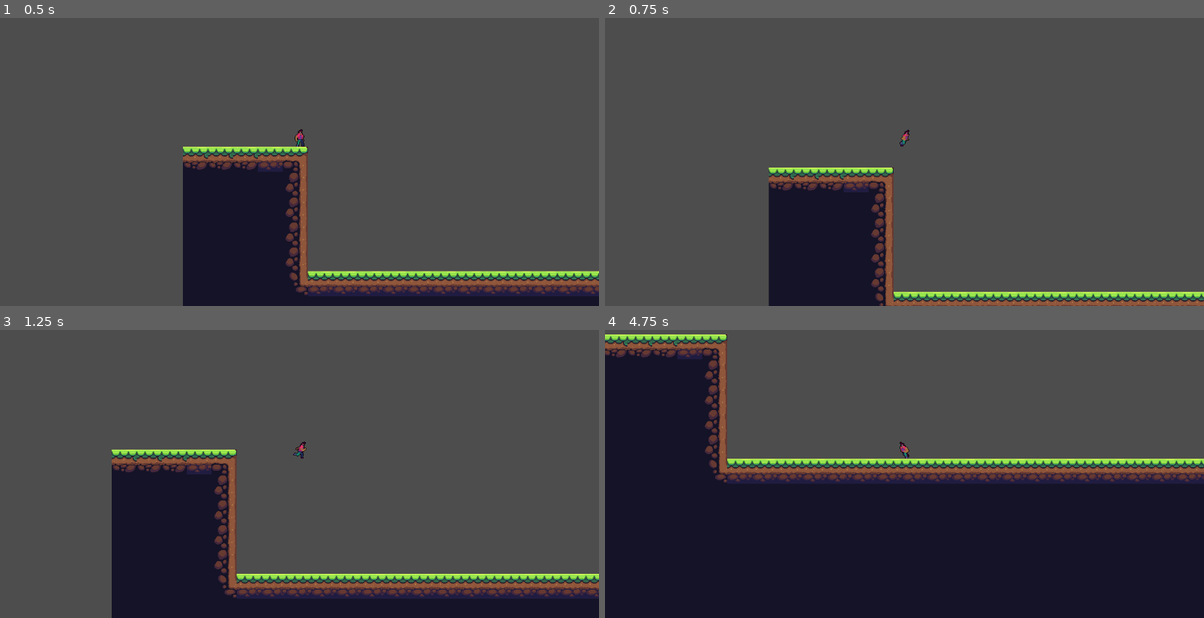
Above: before the commit, frames 1-4 (two rows, left to right).
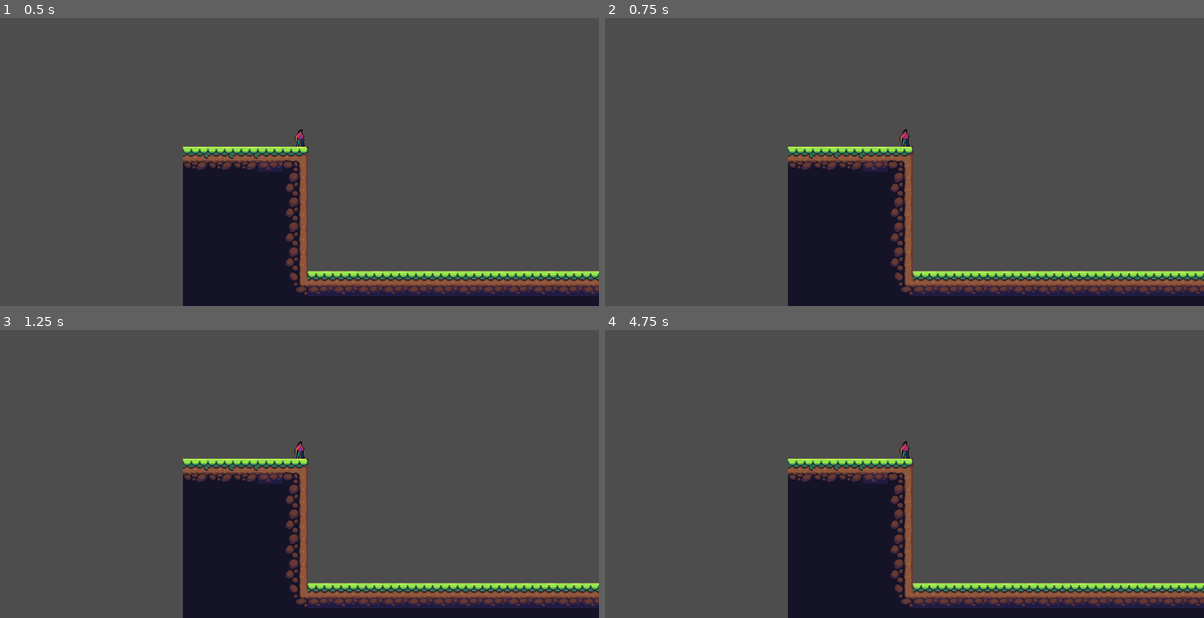
Above: after the commit, the same moments.

Repository: Arfitale/GameDevS01E01
Game: Godot game, scene res://scene/level/level_template.tscn
Same seed, same stepped clock (60 frames per second), same inputs: the game is played once before the commit and once after it.
Inputs:
- Up to frame 1 (0.5 s): no input
- Up to frame 2 (0.75 s): tap Enter at 0.5 s; hold Right (move_right) from 0.53 s (still down); hold Up (jump) from 0.53 s (still down)
- Up to frame 3 (1.25 s): keep holding Right (move_right); keep holding Up (jump)
- Up to frame 4 (4.75 s): release Up (jump) at 1.28 s; tap Up (jump) at 1.35, 1.52, 1.82, 2.85, 3.02, 3.32, 4.35, 4.52 s; release Right (move_right) at 2.03 s; hold Left (move_left) 2.03-2.78 s; hold Up (jump) 2.03-2.78 s; hold Right (move_right) 2.78-4.28 s; hold Up (jump) 3.53-4.28 s; hold Left (move_left) from 4.28 s (still down)

Frame 1 is identical in both runs. In frame 2, 13% of the frame differs, in the area x 27-100%, y 38-100%; in frame 3, 20%; in frame 4, 53%, in the area x 0-100%, y 1-100%.

Commit message:
fix little logic code, try to code jump and fall state

Diff:
--- a/logic/character/player.gd
+++ b/logic/character/player.gd
@@ -1,11 +1,12 @@
 extends CharacterBody2D
 class_name Player
 
-enum player_state {IDLE, RUN}
+enum player_state {IDLE, RUN, JUMP, FALL}
 
 var gravity: float = 980.0
 var speed: float = 200.0
 var jump_impulse: float = -300.0
+
 var state = player_state.RUN
 
 @onready var animation_player: AnimationPlayer = $AnimationPlayer
@@ -14,10 +15,12 @@
 	match state:
 		player_state.IDLE: state_idle(delta)
 		player_state.RUN: state_run(delta)
+		player_state.JUMP: state_jump(delta)
+		player_state.FALL: state_fall(delta)
 
 func state_idle(delta: float) -> void:
 	var direction: Vector2 = Vector2.ZERO
-	direction.x = Input.get_axis('move_left', 'move_right')
+	direction.x = get_x_direction()
 
 	# apply gravity
 	if !is_on_floor():
@@ -26,46 +29,60 @@
 	if direction.x == 0:
 		animation_player.play('idle')
 
-	# Exit Idle state to Run state
+	# Exit state to Run state
 	else:
 		state = player_state.RUN
+
+	# Exit state to Jump state
+	if is_on_floor() && Input.is_action_pressed("jump"):
+		state = player_state.JUMP
 
 	move_and_slide()
 
 func state_run(delta: float) -> void:
 	var direction: Vector2 = Vector2.ZERO
+	direction.x = get_x_direction()
 
 	# apply gravity
 	if !is_on_floor():
 		velocity.y += gravity * delta
 
-	# Get direction by player input
-	direction.x = Input.get_axis('move_left', 'move_right')
 	if direction.x != 0:
 		velocity.x = speed * direction.x
 
 		# Handle run animation
 		handle_run_anim(direction.x)
 
-	# Exit Run state to Idle state
+	# Exit to Idle state
 	else:
 		velocity.x = move_toward(velocity.x, 0, speed)
 		state = player_state.IDLE
 
-	# handle jump
+	# Exit to Jump state
 	if is_on_floor() && Input.is_action_pressed("jump"):
-		jump(jump_impulse)
+		state = player_state.JUMP
 
 	move_and_slide()
 
+func state_jump(delta: float) -> void:
+	pass
 
-func jump(_jump_impulse: float) -> void:
-	velocity.y += _jump_impulse
+func state_fall(delta: float) -> void:
+	pass
 
 func is_face_right(_horizon_direction: int) -> bool:
 	return true if _horizon_direction > 0 else false
+
+func is_on_air() -> bool:
+	return !is_on_floor()
+
+func get_x_direction() -> float:
+	return Input.get_axis('move_left', 'move_right')
 
 func handle_run_anim(_horizon_direction: int) -> void:
 	if _horizon_direction > 0:
 		animation_player.play('run_right')
 	else: animation_player.play('run_left')
+
+func handle_jump_anim() -> void:
+	animation_player.play('jump')
--- a/scene/character/player/biker.tscn
+++ b/scene/character/player/biker.tscn
@@ -16,6 +16,121 @@
 "transitions": PackedFloat32Array(1),
 "update": 1,
 "values": [false]
+}
+tracks/1/type = "value"
+tracks/1/imported = false
+tracks/1/enabled = true
+tracks/1/path = NodePath("Sprite:frame")
+tracks/1/interp = 1
+tracks/1/loop_wrap = true
+tracks/1/keys = {
+"times": PackedFloat32Array(0),
+"transitions": PackedFloat32Array(1),
+"update": 1,
+"values": [65]
+}
+
+[sub_resource type="Animation" id="Animation_pg8v8"]
+resource_name = "idle"
+length = 0.4
+loop_mode = 1
+tracks/0/type = "value"
+tracks/0/imported = false
+tracks/0/enabled = true
+tracks/0/path = NodePath("Sprite:frame")
+tracks/0/interp = 1
+tracks/0/loop_wrap = true
+tracks/0/keys = {
+"times": PackedFloat32Array(0, 0.1, 0.2, 0.3),
+"transitions": PackedFloat32Array(1, 1, 1, 1),
+"update": 1,
+"values": [56, 57, 58, 59]
+}
+
+[sub_resource type="Animation" id="Animation_vbcnl"]
+resource_name = "idle_left"
+length = 0.4
+loop_mode = 1
+tracks/0/type = "value"
+tracks/0/imported = false
+tracks/0/enabled = true
+tracks/0/path = NodePath("Sprite:frame")
+tracks/0/interp = 1
+tracks/0/loop_wrap = true
+tracks/0/keys = {
+"times": PackedFloat32Array(0, 0.1, 0.2, 0.3),
+"transitions": PackedFloat32Array(1, 1, 1, 1),
+"update": 1,
+"values": [56, 57, 58, 59]
+}
+tracks/1/type = "value"
+tracks/1/imported = false
+tracks/1/enabled = true
+tracks/1/path = NodePath("Sprite:flip_h")
+tracks/1/interp = 1
+tracks/1/loop_wrap = true
+tracks/1/keys = {
+"times": PackedFloat32Array(0),
+"transitions": PackedFloat32Array(1),
+"update": 1,
+"values": [true]
+}
+
+[sub_resource type="Animation" id="Animation_7okly"]
+resource_name = "idle_right"
+length = 0.4
+loop_mode = 1
+tracks/0/type = "value"
+tracks/0/imported = false
+tracks/0/enabled = true
+tracks/0/path = NodePath("Sprite:frame")
+tracks/0/interp = 1
+tracks/0/loop_wrap = true
+tracks/0/keys = {
+"times": PackedFloat32Array(0, 0.1, 0.2, 0.3),
+"transitions": PackedFloat32Array(1, 1, 1, 1),
+"update": 1,
+"values": [56, 57, 58, 59]
+}
+tracks/1/type = "value"
+tracks/1/imported = false
+tracks/1/enabled = true
+tracks/1/path = NodePath("Sprite:flip_h")
+tracks/1/interp = 1
+tracks/1/loop_wrap = true
+tracks/1/keys = {
+"times": PackedFloat32Array(0),
+"transitions": PackedFloat32Array(1),
+"update": 1,
+"values": [false]
+}
+
+[sub_resource type="Animation" id="Animation_begpb"]
+resource_name = "run_left"
+length = 0.6
+tracks/0/type = "value"
+tracks/0/imported = false
+tracks/0/enabled = true
+tracks/0/path = NodePath("Sprite:frame")
+tracks/0/interp = 1
+tracks/0/loop_wrap = true
+tracks/0/keys = {
+"times": PackedFloat32Array(0, 0.1, 0.2, 0.3, 0.4, 0.5),
+"transitions": PackedFloat32Array(1, 1, 1, 1, 1, 1),
+"update": 1,
+"values": [80, 81, 82, 83, 84, 85]
+}
+tracks/1/type = "value"
+tracks/1/imported = false
+tracks/1/enabled = true
+tracks/1/path = NodePath("Sprite:flip_h")
+tracks/1/interp = 1
+tracks/1/loop_wrap = true
+tracks/1/keys = {
+"times": PackedFloat32Array(0),
+"transitions": PackedFloat32Array(1),
+"update": 1,
+"values": [true]
 }
 
 [sub_resource type="Animation" id="Animation_w4ccl"]
@@ -46,115 +161,46 @@
 "values": [false]
 }
 
-[sub_resource type="Animation" id="Animation_begpb"]
-resource_name = "run_left"
-length = 0.6
-tracks/0/type = "value"
-tracks/0/imported = false
-tracks/0/enabled = true
-tracks/0/path = NodePath("Sprite:frame")
-tracks/0/interp = 1
-tracks/0/loop_wrap = true
-tracks/0/keys = {
-"times": PackedFloat32Array(0, 0.1, 0.2, 0.3, 0.4, 0.5),
-"transitions": PackedFloat32Array(1, 1, 1, 1, 1, 1),
-"update": 1,
-"values": [80, 81, 82, 83, 84, 85]
-}
-tracks/1/type = "value"
-tracks/1/imported = false
-tracks/1/enabled = true
-tracks/1/path = NodePath("Sprite:flip_h")
-tracks/1/interp = 1
-tracks/1/loop_wrap = true
-tracks/1/keys = {
-"times": PackedFloat32Array(0),
-"transitions": PackedFloat32Array(1),
-"update": 1,
-"values": [true]
-}
-
-[sub_resource type="Animation" id="Animation_7okly"]
-resource_name = "idle_right"
-length = 0.4
-loop_mode = 1
-tracks/0/type = "value"
-tracks/0/imported = false
-tracks/0/enabled = true
-tracks/0/path = NodePath("Sprite:frame")
-tracks/0/interp = 1
-tracks/0/loop_wrap = true
-tracks/0/keys = {
-"times": PackedFloat32Array(0, 0.1, 0.2, 0.3),
-"transitions": PackedFloat32Array(1, 1, 1, 1),
-"update": 1,
-"values": [56, 57, 58, 59]
-}
-tracks/1/type = "value"
-tracks/1/imported = false
-tracks/1/enabled = true
-tracks/1/path = NodePath("Sprite:flip_h")
-tracks/1/interp = 1
-tracks/1/loop_wrap = true
-tracks/1/keys = {
-"times": PackedFloat32Array(0),
-"transitions": PackedFloat32Array(1),
-"update": 1,
-"values": [false]
-}
-
-[sub_resource type="Animation" id="Animation_vbcnl"]
-resource_name = "idle_left"
-length = 0.4
-loop_mode = 1
-tracks/0/type = "value"
-tracks/0/imported = false
-tracks/0/enabled = true
-tracks/0/path = NodePath("Sprite:frame")
-tracks/0/interp = 1
-tracks/0/loop_wrap = true
-tracks/0/keys = {
-"times": PackedFloat32Array(0, 0.1, 0.2, 0.3),
-"transitions": PackedFloat32Array(1, 1, 1, 1),
-"update": 1,
-"values": [56, 57, 58, 59]
-}
-tracks/1/type = "value"
-tracks/1/imported = false
-tracks/1/enabled = true
-tracks/1/path = NodePath("Sprite:flip_h")
-tracks/1/interp = 1
-tracks/1/loop_wrap = true
-tracks/1/keys = {
-"times": PackedFloat32Array(0),
-"transitions": PackedFloat32Array(1),
-"update": 1,
-"values": [true]
-}
-
-[sub_resource type="Animation" id="Animation_pg8v8"]
-resource_name = "idle"
-length = 0.4
-loop_mode = 1
-tracks/0/type = "value"
-tracks/0/imported = false
-tracks/0/enabled = true
-tracks/0/path = NodePath("Sprite:frame")
-tracks/0/interp = 1
-tracks/0/loop_wrap = true
-tracks/0/keys = {
-"times": PackedFloat32Array(0, 0.1, 0.2, 0.3),
-"transitions": PackedFloat32Array(1, 1, 1, 1),
-"update": 1,
-"values": [56, 57, 58, 59]
+[sub_resource type="Animation" id="Animation_gm5gf"]
+resource_name = "jump"
+length = 0.4
+tracks/0/type = "value"
+tracks/0/imported = false
+tracks/0/enabled = true
+tracks/0/path = NodePath("Sprite:frame")
+tracks/0/interp = 1
+tracks/0/loop_wrap = true
+tracks/0/keys = {
+"times": PackedFloat32Array(0, 0.1),
+"transitions": PackedFloat32Array(1, 1),
+"update": 1,
+"values": [64, 65]
+}
+
+[sub_resource type="Animation" id="Animation_27s0n"]
+resource_name = "fall"
+length = 0.1
+tracks/0/type = "value"
+tracks/0/imported = false
+tracks/0/enabled = true
+tracks/0/path = NodePath("Sprite:frame")
+tracks/0/interp = 1
+tracks/0/loop_wrap = true
+tracks/0/keys = {
+"times": PackedFloat32Array(0),
+"transitions": PackedFloat32Array(1),
+"update": 1,
+"values": [66]
 }
 
 [sub_resource type="AnimationLibrary" id="AnimationLibrary_yg8xw"]
 _data = {
 "RESET": SubResource("Animation_0etrq"),
+"fall": SubResource("Animation_27s0n"),
 "idle": SubResource("Animation_pg8v8"),
 "idle_left": SubResource("Animation_vbcnl"),
 "idle_right": SubResource("Animation_7okly"),
+"jump": SubResource("Animation_gm5gf"),
 "run_left": SubResource("Animation_begpb"),
 "run_right": SubResource("Animation_w4ccl")
 }
@@ -169,7 +215,7 @@
 texture = ExtResource("1_4mf2g")
 hframes = 8
 vframes = 12
-frame = 56
+frame = 65
 
 [node name="AnimationPlayer" type="AnimationPlayer" parent="."]
 libraries = {
Not shown: 1 places in scene/character/player/biker.tscn that only renumber resources
